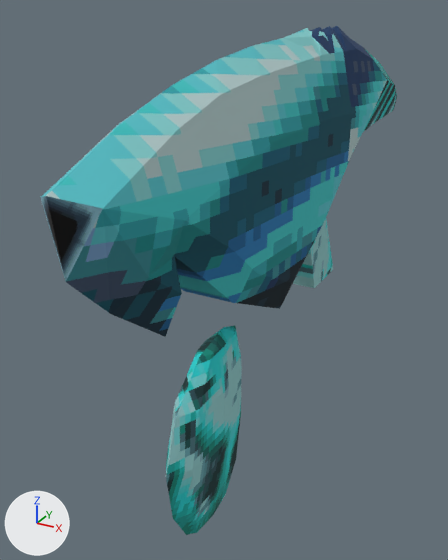
Renders of the glTF model native/assets/weapons/pd/0b-callisto-ntg-fp.glb from each side of a commit.
One viewpoint serves both versions: a 50 mm lens placed at (238.0, -600.0, 172.0), pointed at (-64.0, -50.0, -103.0). Lighting does not change. The marker at lower left points along +X, +Y and +Z. The picture after the commit comes second. Vertices at exactly the same position are counted once.

The first picture shows 'gun'.
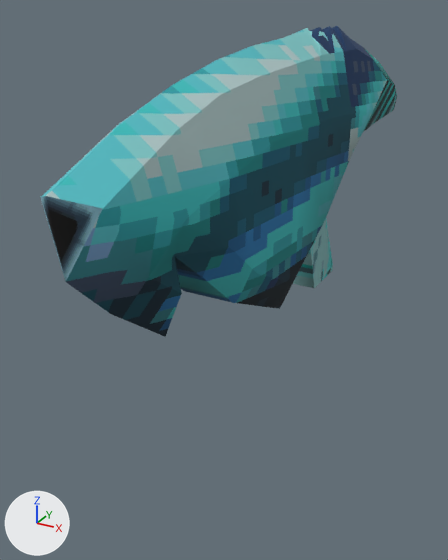
What differs and where, as boxes [x1, y1, x2, y2] in the pictures (448 x 560 px):
'gun', recoloured, reshaped (39% shorter)
    before: [41, 26, 397, 535]
    after: [41, 26, 397, 336]
part 1 of me_maiansmg_bin, deleted (cyan)
    before: [166, 325, 242, 535]

Edits to the bpy script that builds the scene:
```text
Change mat_tex06_32x32:
    remove # nodes: BsdfPrincipled, Math x2, OutputMaterial, TexImage
    nodes: BsdfPrincipled, Math x3, Mix, OutputMaterial, TexImage, VertexColor
Change mat_tex07_32x32:
    remove # nodes: BsdfPrincipled, Math x2, OutputMaterial, TexImage
    nodes: BsdfPrincipled, Math x3, Mix, OutputMaterial, TexImage, VertexColor
Change mat_tex08_32x32:
    remove # nodes: BsdfPrincipled, Math x2, OutputMaterial, TexImage
    nodes: BsdfPrincipled, Math x3, Mix, OutputMaterial, TexImage, VertexColor
Change me_maiansmg_bin:
    used by ob_gun; location = (0.0, 0.0, 0.0)
    remove me_maiansmg_bin.from_pydata(...)  # 161 vertices, 312 faces; spans x -38.0..38.0, y -364.0..372.0, z -284.0..154.0
    add me_maiansmg_bin.from_pydata(...)  # 119 vertices, 232 faces; spans x -38.0..38.0, y -364.0..372.0, z -124.0..154.0
    me_maiansmg_bin part 1: the loose piece of 42 vertices spanning x -19.0..19.0, y -267.0..-134.0, z -284.0..-91.0 is deleted
```
